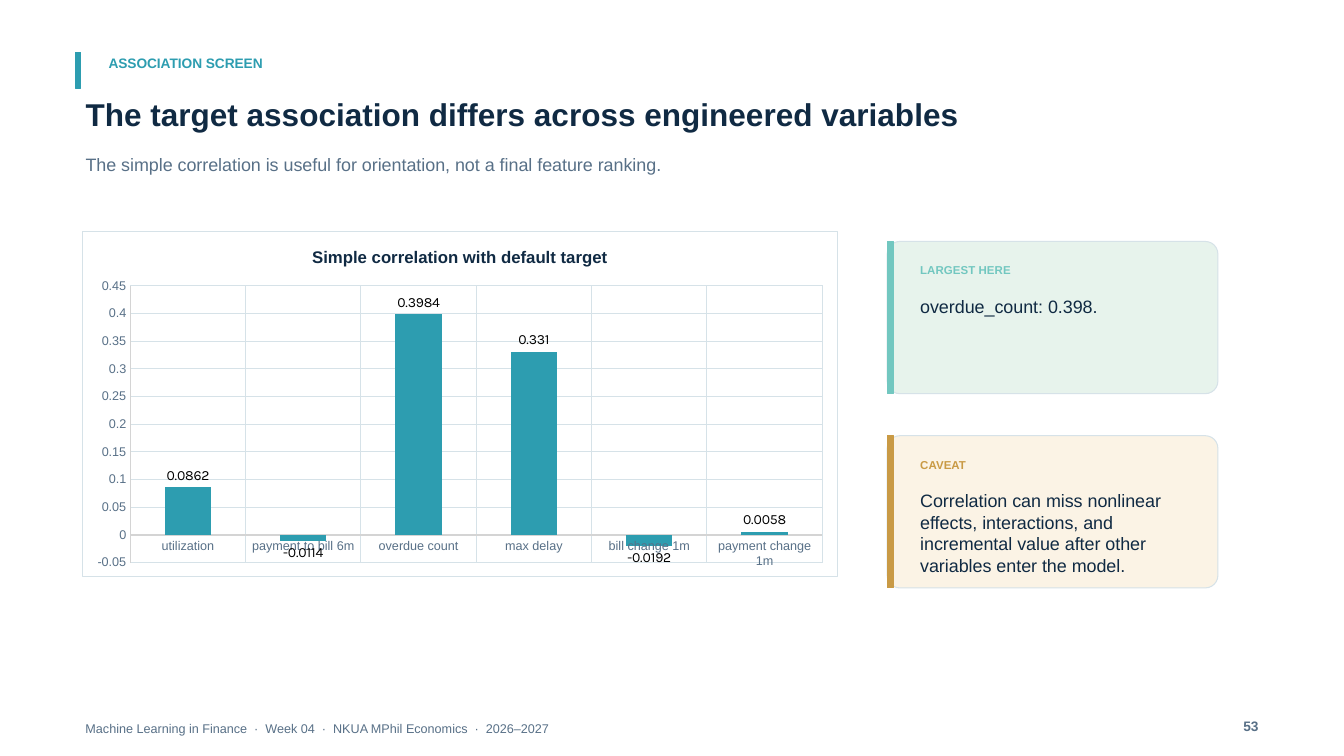
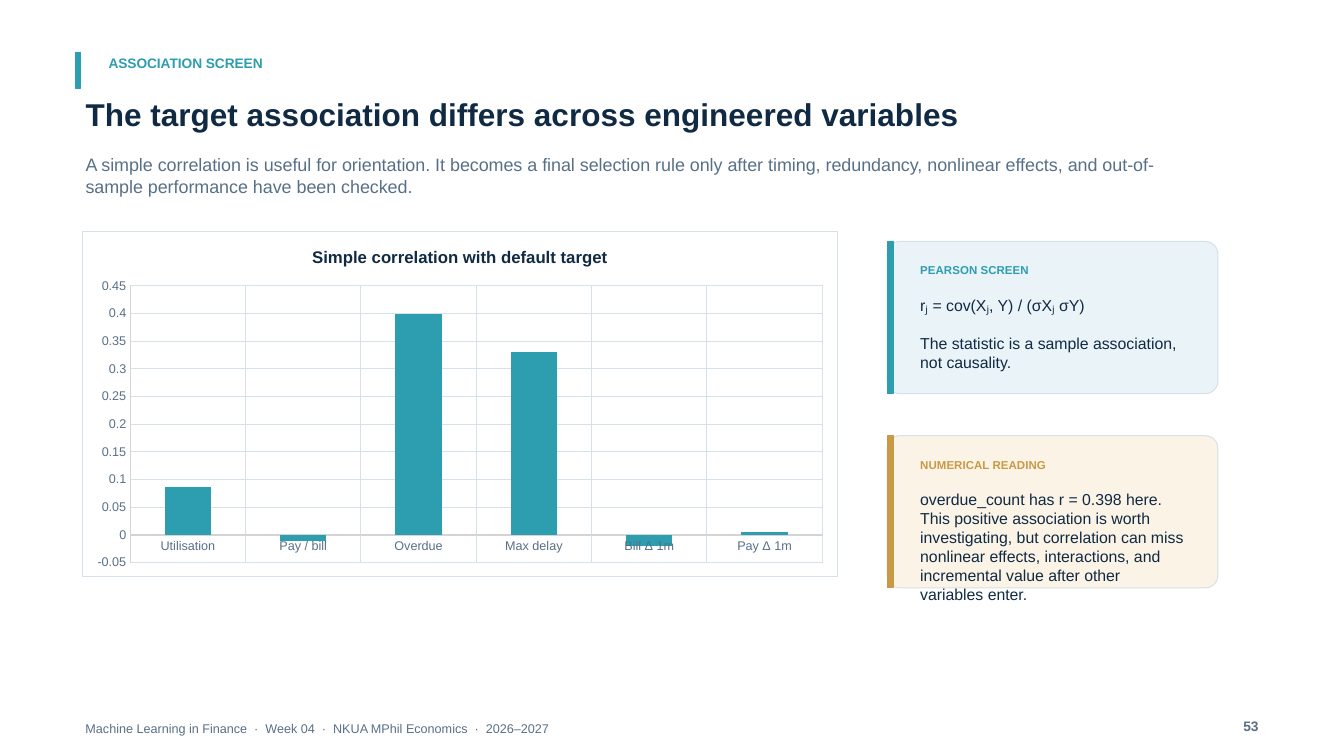
Before and after one commit to fkottas/Teaching-Courses, a slide deck: slide 53 of Machine Learning in Finance/2026-2027/lectures/week-04/slides/Lecture_04_Feature_Engineering_for_Financial_Data_2026-2027.pptx. Drawn at 1344x756 pixels with LibreOffice and Linux fonts; fonts in the diff are those of the drawing. Boxes give left, top, right and bottom in pixels: in the first picture for what was removed or moved away, otherwise in the second. Text is boxed around its words. In the diff, an @@ line names an element or a change of style, - is before the commit and + after.

Commit message:
Upgrade Week 4 feature-selection teaching materials

```diff
--- a/Machine Learning in Finance/2026-2027/lectures/week-04/slides/Lecture_04_Feature_Engineering_for_Financial_Data_2026-2027.pptx
+++ b/Machine Learning in Finance/2026-2027/lectures/week-04/slides/Lecture_04_Feature_Engineering_for_Financial_Data_2026-2027.pptx
@@ text at [86, 158, 1154, 197]: text changed @@
-The simple correlation is useful for orientation, not a final feature ranking.
+A simple correlation is useful for orientation. It becomes a final selection rule only after timing, redundancy, nonlinear effects, and out-of-sample performance have been checked.
@@ column chart at [82, 231, 838, 578] @@
-categories: utilization, payment to bill 6m, overdue count, max delay, bill change 1m, payment change 1m
+categories: Utilisation, Pay / bill, Overdue, Max delay, Bill Δ 1m, Pay Δ 1m
-Series 1: 0.0862, -0.0114, 0.3984, 0.331, -0.0192, 0.0058
+Series 1: 0.09, -0.01, 0.4, 0.33, -0.02, 0.01
@@ data labels of Series 1 removed @@
@@ rounded rectangle at [887, 242, 1218, 394]: fill #E7F3EC to #EAF3F7 @@
@@ rectangle at [887, 242, 893, 394]: fill #72C7C0 to #2D9DB0; outline #72C7C0 0.75 pt to #2D9DB0 0.75 pt @@
@@ text at [920, 266, 1029, 274]: text changed; text colour #72C7C0 to #2D9DB0 @@
-LARGEST HERE
+PEARSON SCREEN
@@ text at [920, 299, 1176, 372]: text changed; size 12.8 to 11.2 pt @@
-overdue_count: 0.398.
+rⱼ = cov(Xⱼ, Y) / (σXⱼ σY)
+The statistic is a sample association, not causality.
@@ text at [920, 461, 1046, 469]: text changed @@
-CAVEAT
+NUMERICAL READING
@@ text at [920, 493, 1184, 581]: text changed; size 12.8 to 11.2 pt @@
-Correlation can miss nonlinear effects, interactions, and incremental value after other variables enter the model.
+overdue_count has r = 0.398 here. This positive association is worth investigating, but correlation can miss nonlinear effects, interactions, and incremental value after other variables enter.
```
Also in this commit, not shown: 8 other slides changed, 4 slides added, 4 slides removed, 7 other files.
